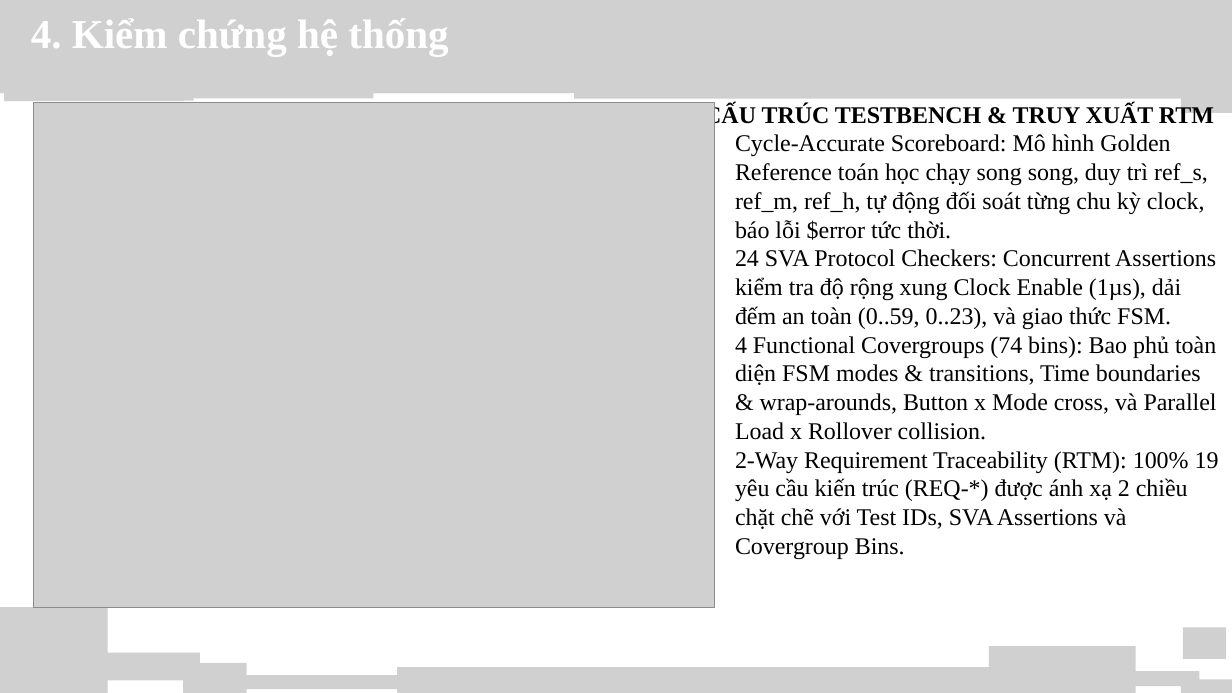
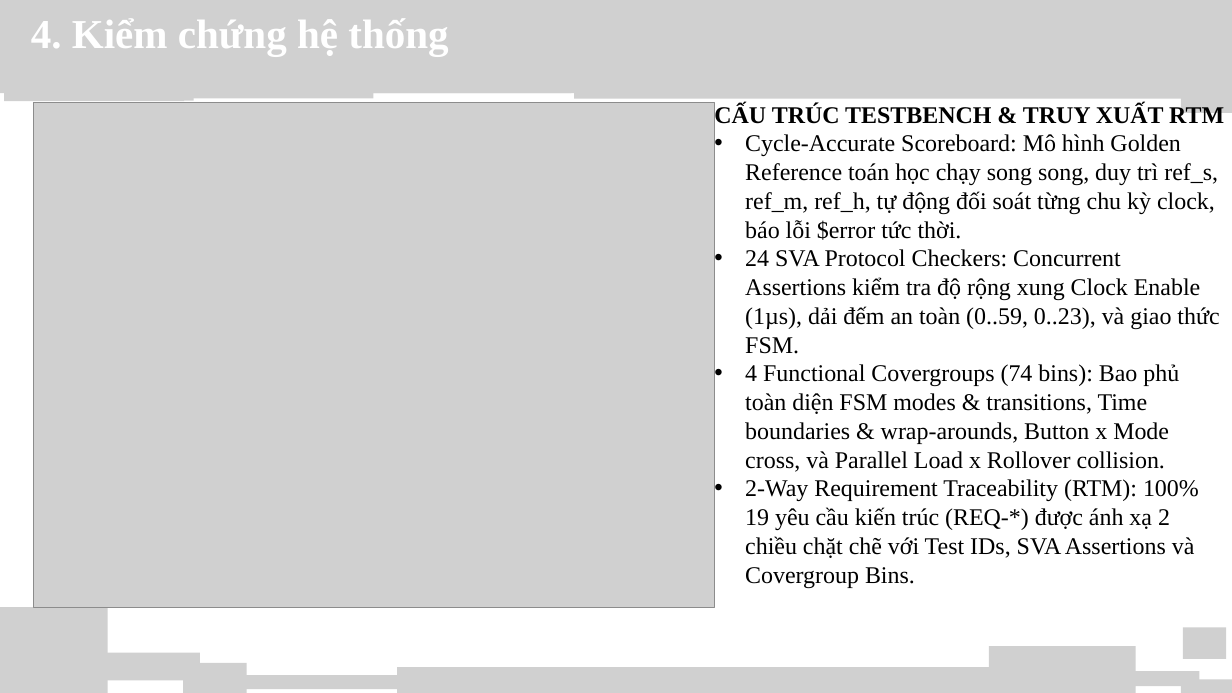
Before and after one commit to ngobinh1/HMS_Timer, a slide deck: slide 10 of docs/Final_Slide.pptx. Drawn at 1232x693 pixels with LibreOffice and Linux fonts; fonts in the diff are those of the drawing; grey boxes stand for pictures; background and template pictures are left out. Boxes give left, top, right and bottom in pixels: in the first picture for what was removed or moved away, otherwise in the second. Text is boxed around its words. In the diff, an @@ line names an element or a change of style, - is before the commit and + after.

```diff
--- a/docs/Final_Slide.pptx
+++ b/docs/Final_Slide.pptx
@@ text "CẤU TRÚC TESTBENCH & TRUY ..." rewrapped from [704, 104, 1219, 560] to [714, 104, 1224, 589] @@
```
Also in this commit, not shown: 2 other slides changed, 1 other file.
